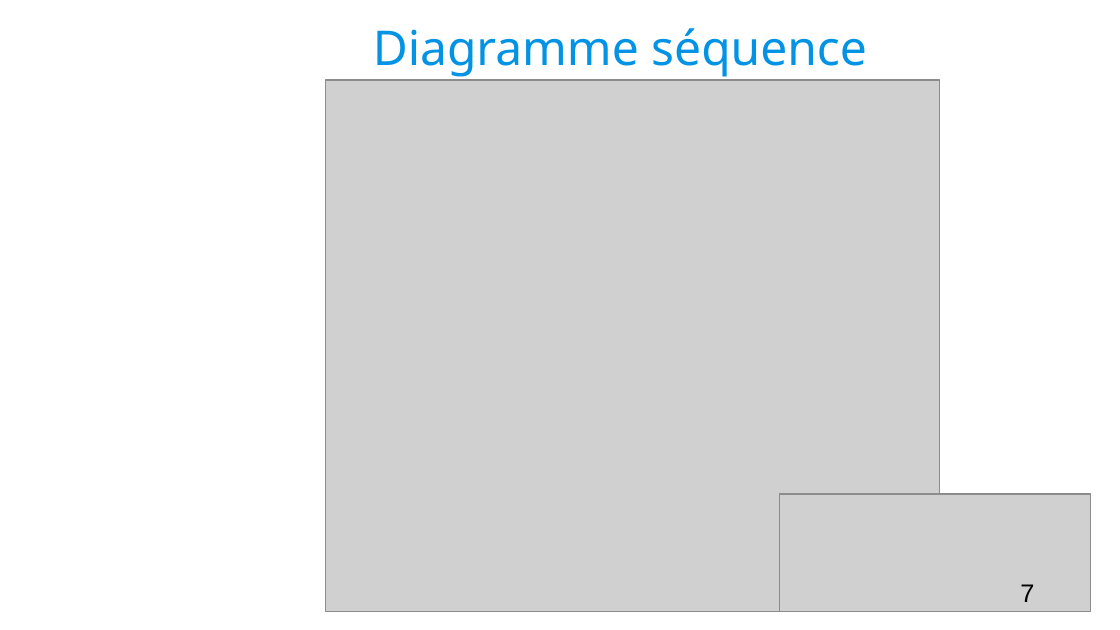
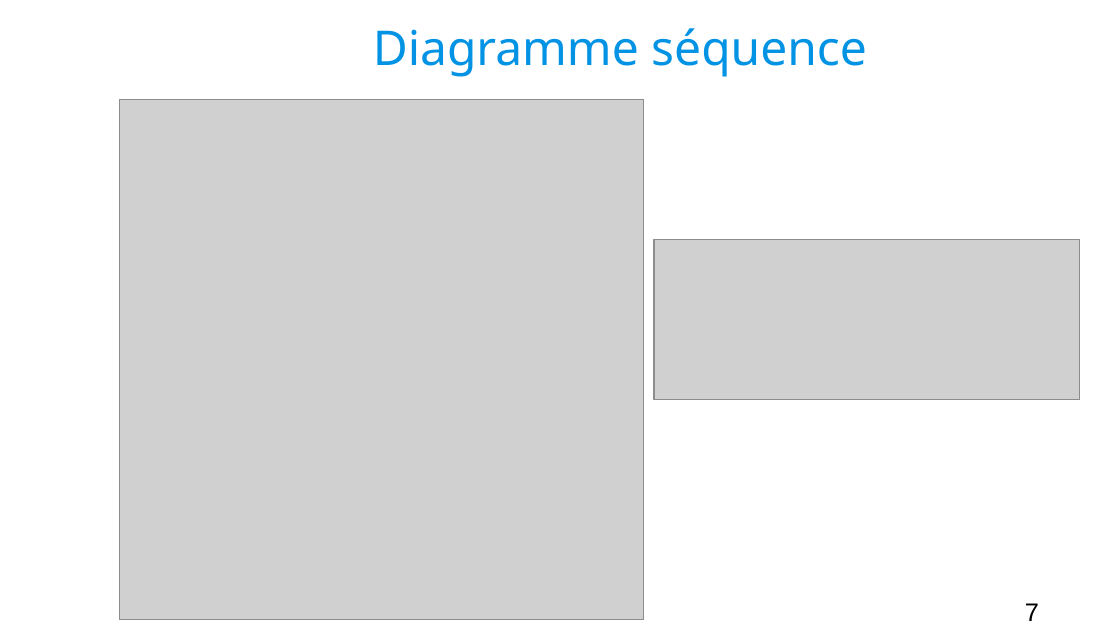
Before and after one commit to Georgie1502/Dossier, a slide deck: slide 7 of 3_Mon_Projet_Fil_Rouge/1_Cahier_des_charges/Presentation Batimelles.odp. Drawn at 1120x630 pixels with LibreOffice and Linux fonts; fonts in the diff are those of the drawing; grey boxes stand for pictures; background and template pictures are left out. Boxes give left, top, right and bottom in pixels: in the first picture for what was removed or moved away, otherwise in the second. Text is boxed around its words. In the diff, an @@ line names an element or a change of style, - is before the commit and + after.

```diff
--- a/3_Mon_Projet_Fil_Rouge/1_Cahier_des_charges/Presentation Batimelles.odp
+++ b/3_Mon_Projet_Fil_Rouge/1_Cahier_des_charges/Presentation Batimelles.odp
@@ picture: place and size @@
-picture at [781, 494, 1092, 611]
+picture at [120, 100, 643, 620]
@@ picture: place and size @@
-picture at [326, 80, 940, 612]
+picture at [655, 240, 1080, 399]
@@ page number: place and size @@
-page number at [1020, 584, 1034, 602]
+page number at [1025, 603, 1039, 621]
```
Also in this commit, not shown: 2 other slides changed, 3 other files.
